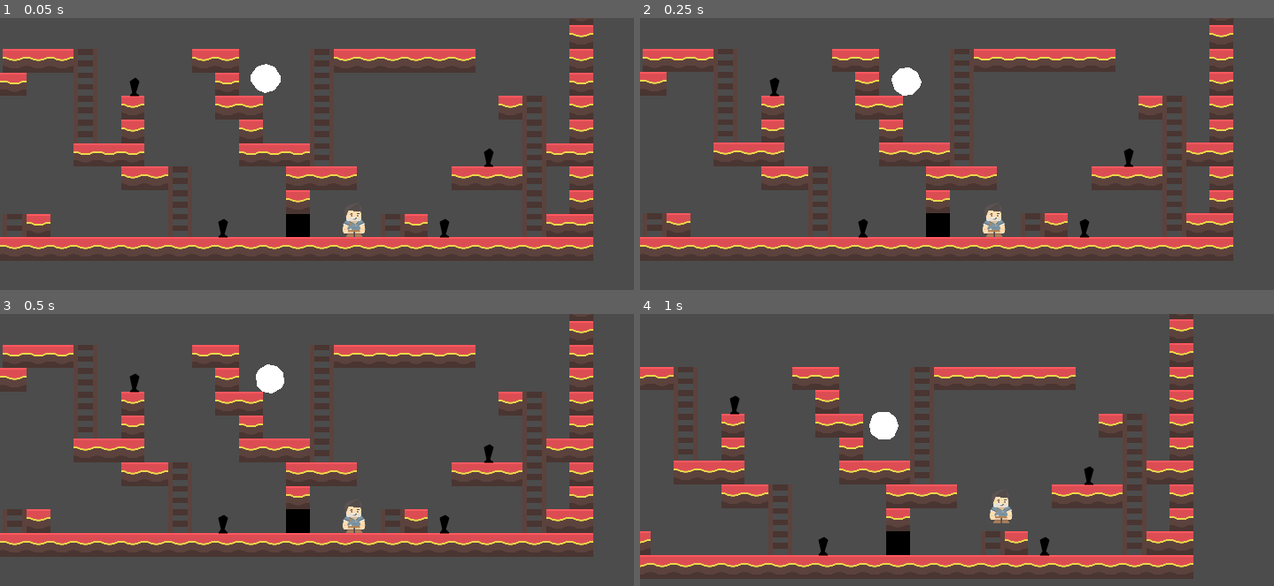
Above: before the commit, frames 1-4 (two rows, left to right).
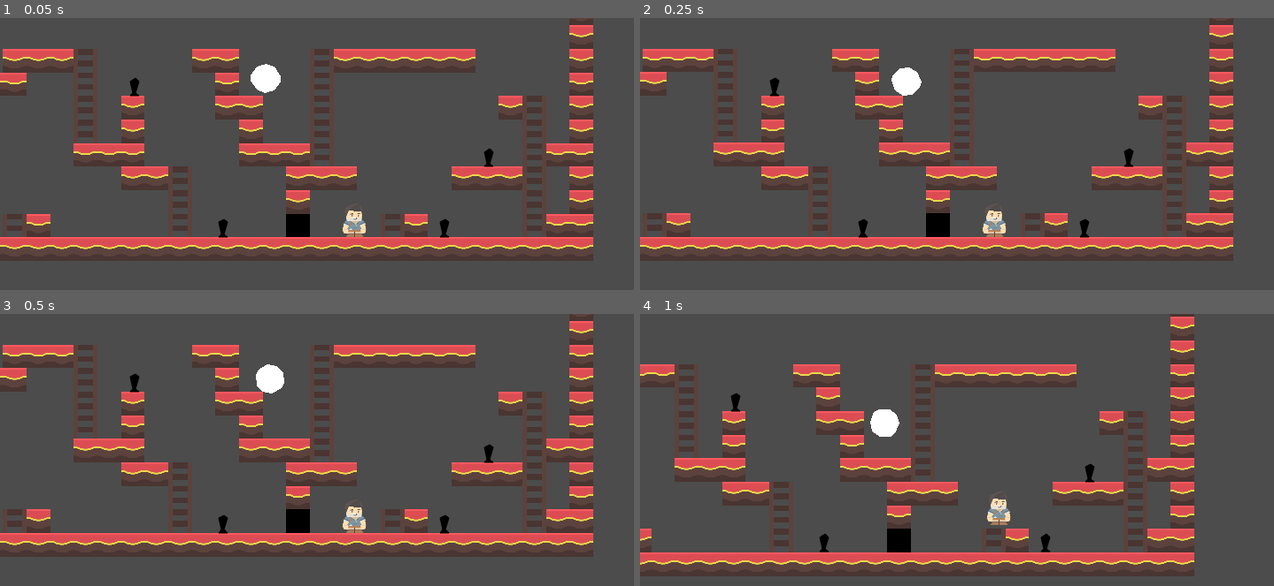
Above: after the commit, the same moments.

Repository: slavikse/life_is_not_the_end
Game: Godot game, scene res://scenes/main.tscn
Two runs of this game, one before a commit and one after it. Both use one fixed random seed, a clock stepped at 60 frames per second and the inputs below.
Inputs:
- Up to frame 1 (0.05 s): no input
- Up to frame 2 (0.25 s): no input
- Up to frame 3 (0.5 s): no input
- Up to frame 4 (1 s): hold D (ui_right) from 0.53 s (still down); tap Space (ui_up) at 0.77 s

The runs differ from the first frame. In frame 1, less than 0.1% of the frame differs, in the area x 54-58%, y 70-81%; in frame 2, less than 0.1%; in frame 3, less than 0.1%; in frame 4, 13%, in the area x 0-88%, y 0-98%.

Commit message:
Улучшена сцена гибели игрока.
Сцена гибели принимает позицию и сторону игрока и сводобно падает.
Улучшение значений прыжка и бега игрока.

Diff:
--- a/scenes/components/game_over/DeadPlayer.tscn
+++ b/scenes/components/game_over/DeadPlayer.tscn
@@ -1,28 +1,28 @@
-[gd_scene load_steps=4 format=2]
+[gd_scene load_steps=5 format=2]
 
 [ext_resource path="res://scenes/components/game_over/GameOver.tscn" type="PackedScene" id=1]
 [ext_resource path="res://textures/player/adventurer_idle.png" type="Texture" id=2]
+[ext_resource path="res://scripts/components/game_over/dead_player.gd" type="Script" id=3]
 
 [sub_resource type="CapsuleShape2D" id=1]
 radius = 24.0
-height = 32.0
+height = 48.0
 
 [node name="DeadPlayer" type="Node2D"]
+script = ExtResource( 3 )
 
 [node name="GameOver" parent="." instance=ExtResource( 1 )]
 position = Vector2( 0, -63 )
 
 [node name="Body" type="RigidBody2D" parent="."]
-mass = 5.0
 gravity_scale = 10.0
+can_sleep = false
 angular_velocity = 5.0
-applied_torque = 5.0
 
 [node name="Sprite" type="Sprite" parent="Body"]
 texture = ExtResource( 2 )
-offset = Vector2( -1, 1 )
 
 [node name="CollisionShape2D" type="CollisionShape2D" parent="Body"]
 visible = false
-position = Vector2( 0, 16 )
+position = Vector2( 0, 7 )
 shape = SubResource( 1 )
--- a/scenes/components/game_over/GameOver.tscn
+++ b/scenes/components/game_over/GameOver.tscn
@@ -5,7 +5,7 @@
 
 [node name="Polygon2D" type="Polygon2D" parent="."]
 position = Vector2( -16, -7 )
-color = Color( 0.121569, 0.0352941, 0.0352941, 1 )
+color = Color( 0.407843, 0.215686, 0.215686, 1 )
 antialiased = true
 polygon = PoolVector2Array( 96, -48, 128, 64, -104, 40, -64, -24 )
 
@@ -18,7 +18,7 @@
 margin_top = 1.66667
 margin_right = 81.0
 margin_bottom = 20.6666
-custom_colors/font_color = Color( 1, 0, 0, 1 )
+custom_colors/font_color = Color( 1, 1, 1, 1 )
 text = "Game Over"
 align = 1
 valign = 1
--- a/scenes/components/player/Player.tscn
+++ b/scenes/components/player/Player.tscn
@@ -9,13 +9,11 @@
 [node name="Player" type="KinematicBody2D"]
 script = ExtResource( 1 )
 __meta__ = {
-"_edit_group_": true,
 "_edit_lock_": true
 }
 
 [node name="Sprite" type="Sprite" parent="."]
 texture = ExtResource( 2 )
-offset = Vector2( -1, 0 )
 
 [node name="CollisionShape2D" type="CollisionShape2D" parent="."]
 visible = false
--- a/scenes/levels/level_01.tscn
+++ b/scenes/levels/level_01.tscn
@@ -65,7 +65,7 @@
 tile_set = SubResource( 2 )
 collision_friction = 0.0
 format = 1
-tile_data = PoolIntArray( -262159, 0, 0, -262158, 0, 0, -327667, 0, …(1629 unchanged characters)…
+tile_data = PoolIntArray( -327688, 0, 0, -327687, 0, 0, -327686, 0, 0, -327685, 0, 0, -327684, 0, 0, -327683, 0, 0, -262159, 0, 0, -262158, 0, 0, -327667, 0, …(1629 unchanged characters)…
 __meta__ = {
 "_edit_lock_": true
 }
@@ -75,6 +75,14 @@
 
 [node name="Spike2" parent="World" instance=ExtResource( 2 )]
 position = Vector2( -48, 447 )
+
+[node name="Spike5" parent="World" instance=ExtResource( 2 )]
+position = Vector2( -224, -321 )
+rotation = 3.14159
+
+[node name="Spike6" parent="World" instance=ExtResource( 2 )]
+position = Vector2( -416, -321 )
+rotation = 3.14159
 
 [node name="Spike3" parent="World" instance=ExtResource( 2 )]
 position = Vector2( 672, 256 )
@@ -110,6 +118,10 @@
 [connection signal="game_over" from="World/Spike" to="." method="_on_Spike_game_over"]
 [connection signal="game_over" from="World/Spike2" to="Player" method="_on_Spike_game_over"]
 [connection signal="game_over" from="World/Spike2" to="." method="_on_Spike_game_over"]
+[connection signal="game_over" from="World/Spike5" to="Player" method="_on_Spike_game_over"]
+[connection signal="game_over" from="World/Spike5" to="." method="_on_Spike_game_over"]
+[connection signal="game_over" from="World/Spike6" to="Player" method="_on_Spike_game_over"]
+[connection signal="game_over" from="World/Spike6" to="." method="_on_Spike_game_over"]
 [connection signal="game_over" from="World/Spike3" to="Player" method="_on_Spike_game_over"]
 [connection signal="game_over" from="World/Spike3" to="." method="_on_Spike_game_over"]
 [connection signal="game_over" from="World/Spike4" to="Player" method="_on_Spike_game_over"]
--- /dev/null
+++ b/scripts/components/game_over/dead_player.gd
@@ -0,0 +1,20 @@
+extends Node2D
+
+onready var player_node := $'/root/Level/Player' as KinematicBody2D
+onready var player_sprite_node := player_node.get_node('Sprite') as Sprite
+
+onready var body_node := $Body as RigidBody2D
+onready var sprite_node := $Body/Sprite as Sprite
+onready var collision_shape_node := $Body/CollisionShape2D as CollisionShape2D
+
+
+func _ready() -> void:
+    position = player_node.position
+    sprite_node.flip_h = player_sprite_node.flip_h
+
+
+#warning-ignore:unused_argument
+func _process(delta: float) -> void:
+    body_node.scale = player_node.scale
+    # Не наследует масштаб родителя.
+    collision_shape_node.scale = player_node.scale
--- a/scripts/components/player/jump.gd
+++ b/scripts/components/player/jump.gd
@@ -4,17 +4,17 @@
 # JUMP_UP_MULTIPLIER - Должно быть меньше или равно 1.0
 # JUMP_DOWN_MULTIPLIER - Должно быть больше или равно 1.0
 
-const N_JUMP_POWER := 200.0
+const N_JUMP_POWER := 180.0
 const N_JUMP_UP_MULTIPLIER := 0.8
 const N_GRAVITY := 60.0
 const N_JUMP_DOWN_MULTIPLIER := 1.02
-const N_ROOF := 800.0
+const N_ROOF := 770.0
 
-const S_JUMP_POWER := 220.0
+const S_JUMP_POWER := 200.0
 const S_JUMP_UP_MULTIPLIER := 0.9
-const S_GRAVITY := 55.0
+const S_GRAVITY := 60.0
 const S_JUMP_DOWN_MULTIPLIER := 1.0
-const S_ROOF := 1000.0
+const S_ROOF := 1050.0
 
 # Начальное состояние Normal Shape (N_): shape.gd -> is_normal_shape := true
 var current_gravity := N_GRAVITY
--- a/scripts/components/player/move.gd
+++ b/scripts/components/player/move.gd
@@ -7,9 +7,9 @@
 const N_SPEED_DECREASE := N_SPEED * 1.5
 
 const S_SPEED := 85.0
-const S_INITIAL_SPEED := S_SPEED / 1.5
-const S_MAX_SPEED := S_SPEED * 7.5
-const S_SPEED_DECREASE := S_SPEED * 1.5
+const S_INITIAL_SPEED := S_SPEED / 1.8
+const S_MAX_SPEED := S_SPEED * 8.0
+const S_SPEED_DECREASE := S_SPEED * 1.8
 
 var is_left_pressed := false
 var is_right_pressed := false
--- a/scripts/components/player/player.gd
+++ b/scripts/components/player/player.gd
@@ -60,12 +60,6 @@
     game_over()
 
 
-# TODO сделать анимацию опрокидывания
 func game_over() -> void:
+    visible = false
     is_game_over = true
-    visible = false
-
-    # TODO анимация гибели в DeadPlayer (и после окончания перезагрузить сцену?)
-    yield(get_tree().create_timer(1), 'timeout')
-    #warning-ignore:return_value_discarded
-    get_tree().reload_current_scene()
--- a/scripts/levels/level_01.gd
+++ b/scripts/levels/level_01.gd
@@ -2,18 +2,12 @@
 
 export(PackedScene) var DeadPlayerScene: PackedScene
 
-onready var player_node := $Player as KinematicBody2D
 onready var dead_player_node := DeadPlayerScene.instance() as Node2D
 
 
-# TODO добавить мертвого игрока с текущей скорость, высотой и положением и направлением.
-# TODO если игрок падает на иголку, то там будет Area2D которая будет переопределять свойства физики, чтобы заменённая форма игрока насаживалась.
 func _on_Spike_game_over() -> void:
-    dead_player_node.position = player_node.position
-    # dead_player_node.get_node('Body')
+    call_deferred('add_child', dead_player_node)
 
-    # TODO применить силу вращения в сторону движения
-#    dead_player_node.add_force(Vector2())
-
-    add_child(dead_player_node)
-#    dead_player_node - у него есть Body, которому нужно задать ускорение
+    yield(get_tree().create_timer(2), 'timeout')
+    #warning-ignore:return_value_discarded
+    get_tree().reload_current_scene()
